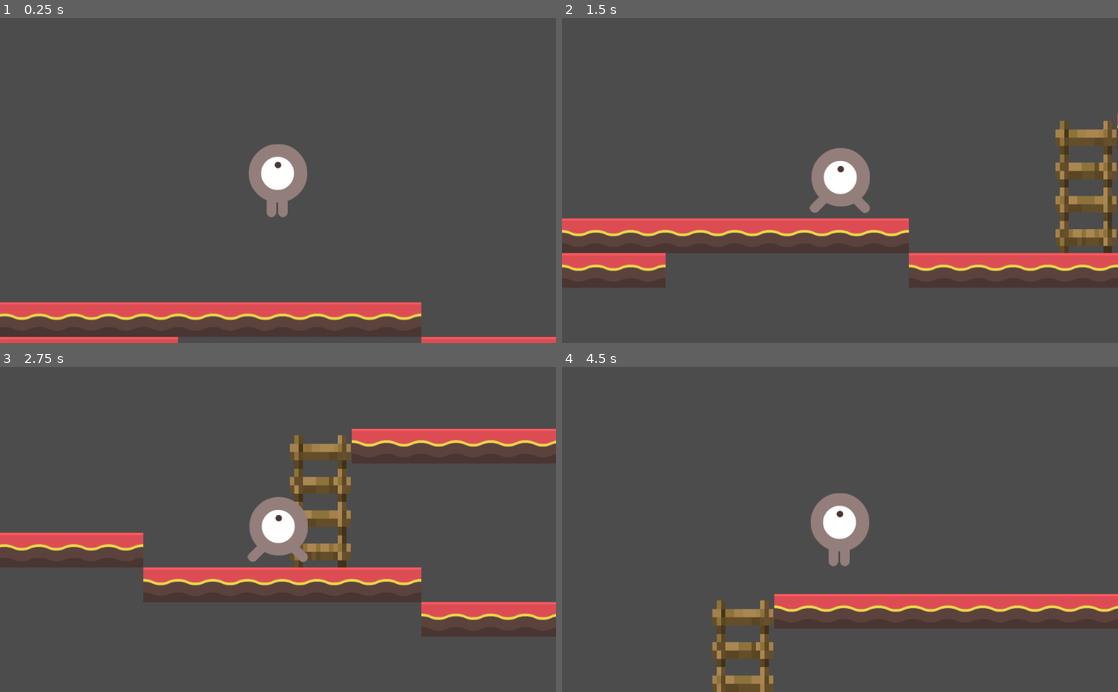
Above: before the commit, frames 1-4 (two rows, left to right).
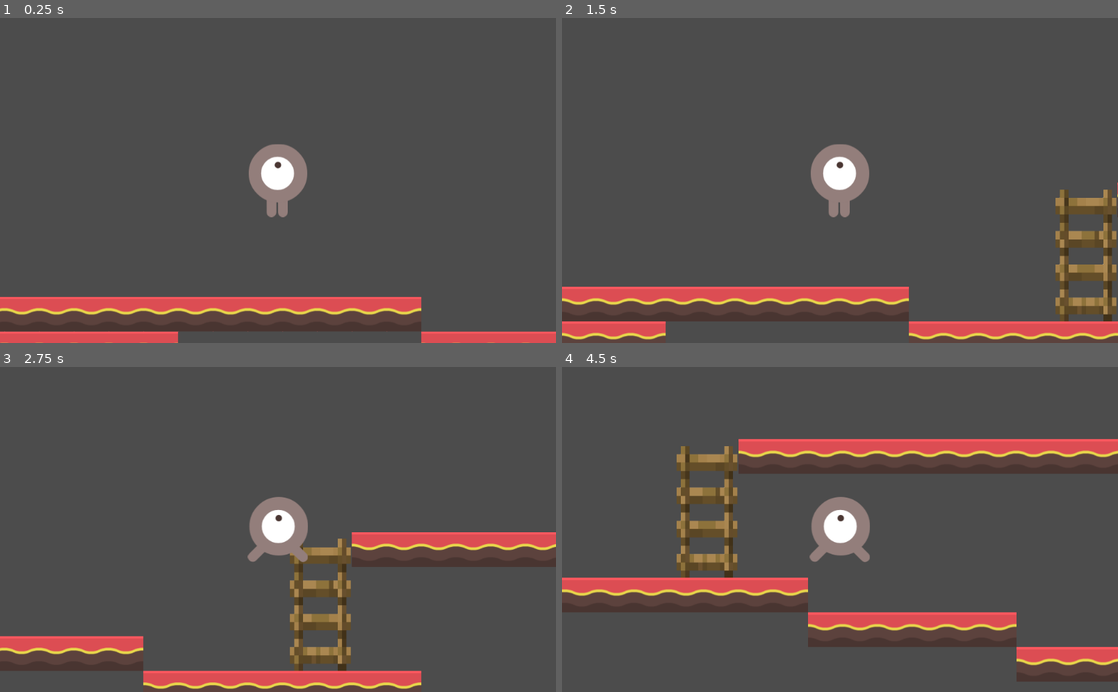
Above: after the commit, the same moments.

Repository: ToaJannox/GameDsgn2019
Game: Godot game, scene res://Node2D.tscn
The game is run twice, just before and just after one commit, with the same random seed, the same clock (stepped at 60 frames per second) and the same inputs.
Inputs:
- Up to frame 1 (0.25 s): no input
- Up to frame 2 (1.5 s): hold Up (ui_up) 0.53-1.28 s; hold Right (ui_right) from 0.53 s (still down); tap Up (ui_up) at 1.35 s
- Up to frame 3 (2.75 s): tap Up (ui_up) at 1.52, 1.82 s; release Right (ui_right) at 2.03 s; hold Left (ui_left) from 2.03 s (still down); hold Up (ui_up) from 2.03 s (still down)
- Up to frame 4 (4.5 s): release Left (ui_left) at 2.78 s; release Up (ui_up) at 2.78 s; hold Right (ui_right) 2.78-4.28 s; tap Up (ui_up) at 2.85, 3.02, 3.32, 4.35 s; hold Up (ui_up) 3.53-4.28 s; hold Left (ui_left) from 4.28 s (still down)

The runs differ from the first frame. In frame 1, 5.8% of the frame differs, in the area x 0-100%, y 85-100%; in frame 2, 20%; in frame 3, 21%; in frame 4, 22%, in the area x 0-100%, y 22-100%.

Commit message:
recreate Player.gd

Diff:
--- a/Godot_Game_Design_2019/Node2D.tscn
+++ b/Godot_Game_Design_2019/Node2D.tscn
@@ -3,17 +3,17 @@
 [ext_resource path="res://Ladder.gd" type="Script" id=1]
 [ext_resource path="res://ladder.png" type="Texture" id=2]
 [ext_resource path="res://tilesheet.png" type="Texture" id=3]
-[ext_resource path="res://playerTest.gd" type="Script" id=4]
+[ext_resource path="res://Player.gd" type="Script" id=4]
 [ext_resource path="res://playerGrey_up1.png" type="Texture" id=5]
 [ext_resource path="res://playerGrey_up2.png" type="Texture" id=6]
 
-[sub_resource type="RectangleShape2D" id=5]
+[sub_resource type="RectangleShape2D" id=1]
 extents = Vector2( 57.2085, 123.1 )
 
-[sub_resource type="ConvexPolygonShape2D" id=1]
+[sub_resource type="ConvexPolygonShape2D" id=2]
 points = PoolVector2Array( 0, 0, 64, 0, 64, 64, 0, 64 )
 
-[sub_resource type="TileSet" id=2]
+[sub_resource type="TileSet" id=3]
 0/name = "tilesheet.png 0"
 0/texture = ExtResource( 3 )
 0/tex_offset = Vector2( 0, 0 )
--- /dev/null
+++ b/Godot_Game_Design_2019/Player.gd
@@ -0,0 +1,87 @@
+extends KinematicBody2D
+
+# Declare member variables here.
+var GRAVITY = 1500.0
+
+const FALL_SPEED = 1500
+
+const WALK_SPEED = 300
+const WALK_SPEED_MAX = 300
+
+const LADDER_SPEED = 500
+
+const STOP_FORCE = 3000
+
+const JUMP_SPEED = 500
+const MAX_JUMP_TIME = 0.3
+
+var velocity = Vector2()
+
+var on_ladder = false
+
+var on_air_time = 0
+
+# Called every frame, "delta" is the elapsed time since the previous frame.
+func _process(delta):
+
+	var motion = Vector2(0, GRAVITY)
+	var stop = true
+
+	var walk_left = Input.is_action_pressed("ui_left")
+	var walk_right = Input.is_action_pressed("ui_right")
+	var walk_up = Input.is_action_pressed("ui_up")
+	var walk_down = Input.is_action_just_pressed("ui_down")
+
+	# Movements in x
+	if walk_left && !walk_right:
+		motion.x = -WALK_SPEED
+		$AnimatedSprite.animation = "walk"
+		stop = false
+	elif walk_right && !walk_left:
+		motion.x = WALK_SPEED
+		$AnimatedSprite.animation = "walk"
+		stop = false
+	else:
+		$AnimatedSprite.animation = "static"
+
+	# On ladder TODO !
+	if on_ladder == true:
+		# Climb
+		if walk_up && !walk_down:
+			motion.y = -LADDER_SPEED
+		# Climb down
+		elif walk_down && !walk_up:
+			motion.y = LADDER_SPEED
+		else:
+			motion.y = 0
+
+	# Is it flying ?
+	if is_on_floor():
+		on_air_time = 0
+	elif !on_ladder:
+		on_air_time += delta
+
+	# Is jumping
+	if walk_up && !on_ladder:
+		if on_air_time < MAX_JUMP_TIME and walk_up:
+			velocity.y = -JUMP_SPEED
+			$AnimatedSprite.animation = "static"
+
+	# Doesn't move
+	if stop:
+		var vsign = sign(velocity.x)
+		var vlen = abs(velocity.x)
+
+		vlen -= STOP_FORCE * delta
+		if vlen < 0:
+			vlen = 0
+
+		velocity.x = (vlen * vsign)
+
+	# Integrate forces to velocity
+	if(abs(velocity.x) < WALK_SPEED_MAX):
+		velocity.x += motion.x * delta
+	velocity.y += motion.y * delta
+
+	# Move Player
+	velocity = move_and_slide(velocity, Vector2(0, -1))
Not shown: 5 places in Godot_Game_Design_2019/Node2D.tscn that only renumber resources
